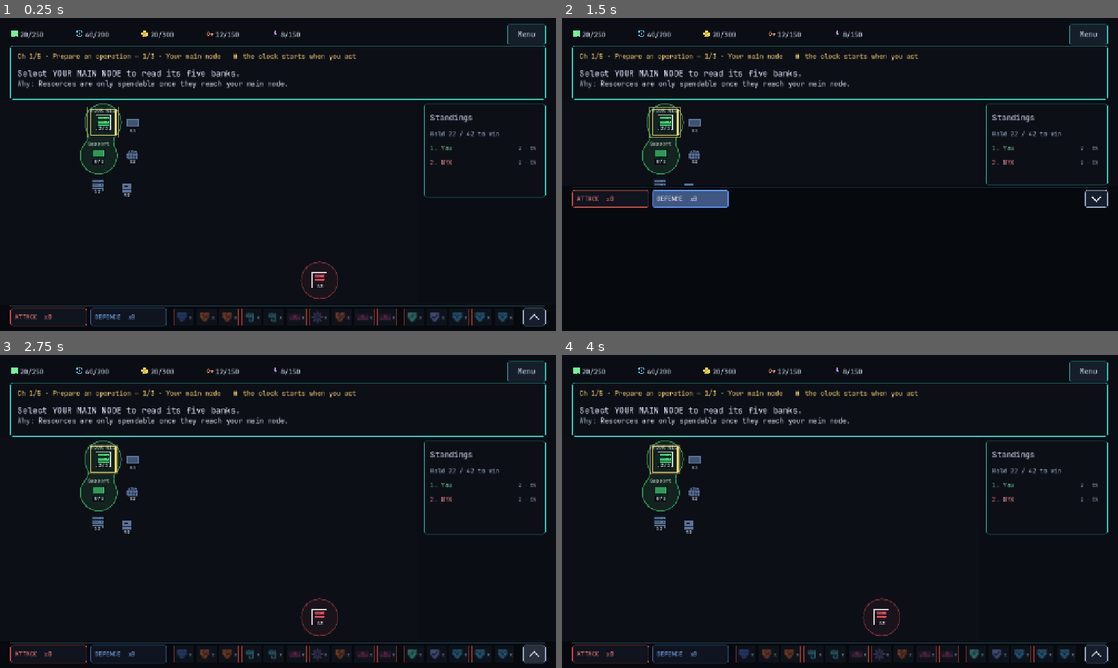
Above: before the commit, frames 1-4 (two rows, left to right).
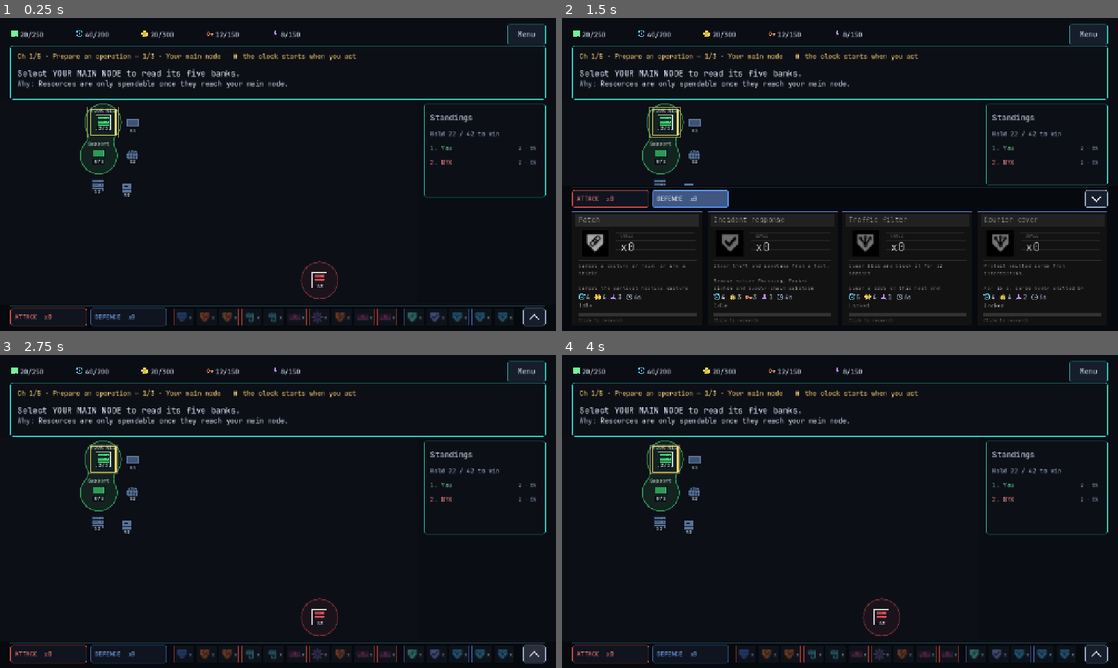
Above: after the commit, the same moments.

Repository: zzzteph/rim
Game: Godot game, scene res://scenes/botnet_proto.tscn
The game is run twice, just before and just after one commit, with the same random seed, the same clock (stepped at 60 frames per second) and the same inputs.
Inputs (mouse positions are in pixels of both pictures, inside the frame that each line leads up to):
- Up to frame 1 (0.25 s): no input
- Up to frame 2 (1.5 s): click "ATTACK x0" at 0.5 s; click "DEFENCE x0" at 1.25 s
- Up to frame 3 (2.75 s): click (533, 536) at 2 s
- Up to frame 4 (4 s): click "Menu" at 2.75 s; click "Resume" at 3.5 s

The runs differ from the first frame. In frame 1, less than 0.1% of the frame differs, in the area x 72-85%, y 92-99%; in frame 2, 7.8%, in the area x 1-98%, y 61-98%; in frame 3, less than 0.1%; in frame 4, less than 0.1%.

Commit message:
Fix card-bank filtering to use the recipe's bank field
The deck drawer, _bank_of, and the drag-tile hint still read a removed
`defense` boolean on each recipe (always false after the redesign), so
the DEFENCE drawer showed no cards and the ATTACK drawer was unfiltered.
Switch all three to the recipe's `bank` field via _is_defense, so each
tab shows its own recipes again.

Diff:
--- a/scripts/botnet_proto.gd
+++ b/scripts/botnet_proto.gd
@@ -2182,7 +2182,7 @@
 			hand_bar.add_child(tile)
 	var width := floorf((hand_panel.size.x - CARD_DOCK_GAP * 3) / 4)
 	for tile in hand_bar.get_children():
-		tile.visible = bool(CARDS[_card_of(tile.key)].get("defense", false)) == (_card_bank == "defense")
+		tile.visible = _is_defense(_card_of(tile.key)) == (_card_bank == "defense")
 		tile.custom_minimum_size = Vector2(width, CARD_DOCK_HEIGHT); tile.queue_redraw()
 	hand_bar.size = hand_panel.size
 	_update_card_banks()
@@ -2285,7 +2285,7 @@
 
 
 func _bank_of(key: String) -> String:
-	return "defense" if bool(CARDS[_card_of(key)].get("defense", false)) else "attack"
+	return str(CARDS[_card_of(key)].bank)
 
 
 func _card_drag_data(source: Control, key: String) -> Variant:   # a held card leaves the deck as one compact preview
@@ -5567,7 +5567,7 @@
 		var font := get_theme_default_font()
 		var card: Dictionary = game.CARDS[game._card_of(key)]
 		var colour: Color = game.FAMILY_COL[str(card.fam)]
-		var defense := bool(card.get("defense", false))
+		var defense := str(card.bank) == "defense"
 		draw_rect(Rect2(Vector2.ZERO, size), Color(0.055, 0.07, 0.105))
 		draw_rect(Rect2(1, 1, size.x - 2, size.y - 2), game.BANK_COL[game._bank_of(key)], false, 2)
 		game._draw_card_glyph(self, game._card_of(key), Vector2(28, 29), 36, colour, font)
